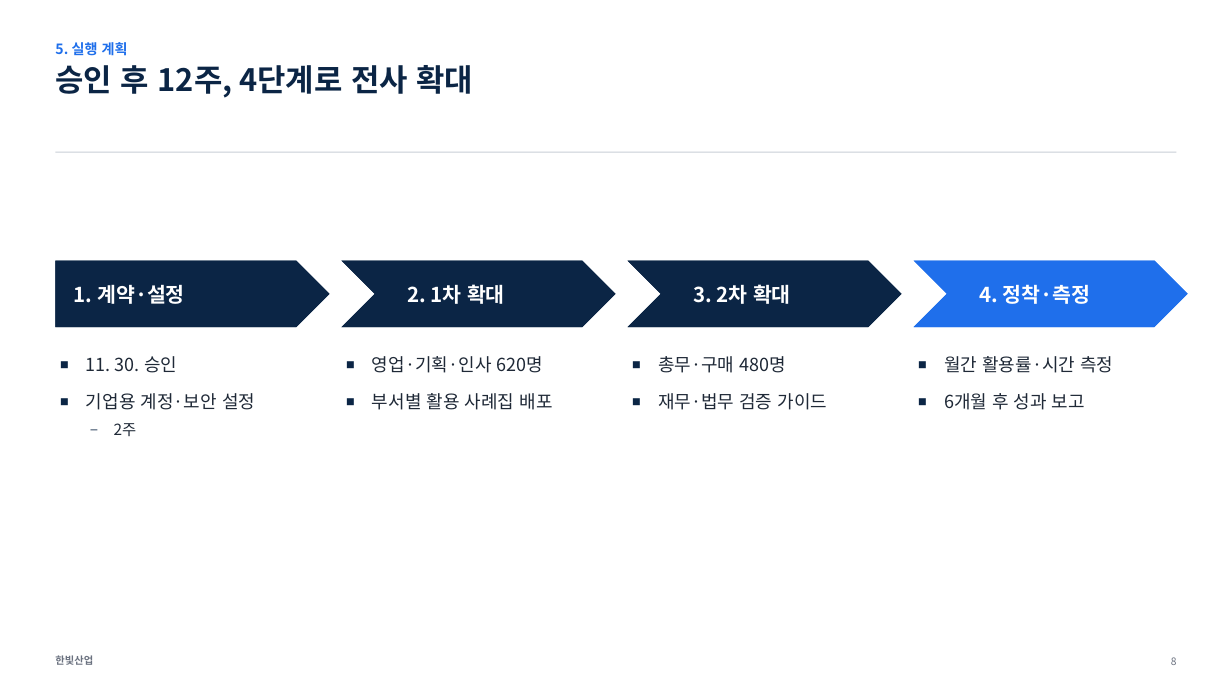
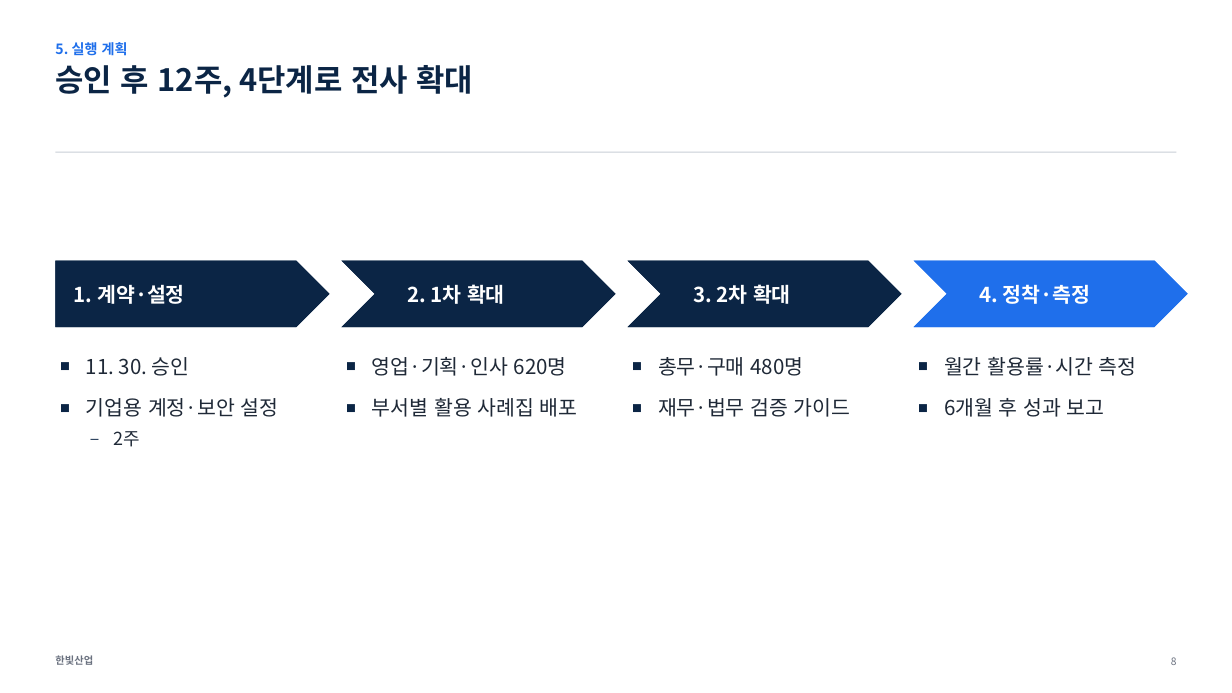
Before and after one commit to jch2100/document, a slide deck: slide 8 of examples/02-ai-rollout/result.pptx. Drawn at 1232x693 pixels with LibreOffice and Linux fonts; fonts in the diff are those of the drawing. Boxes give left, top, right and bottom in pixels: in the first picture for what was removed or moved away, otherwise in the second. Text is boxed around its words. In the diff, an @@ line names an element or a change of style, - is before the commit and + after.

```diff
--- a/examples/02-ai-rollout/result.pptx
+++ b/examples/02-ai-rollout/result.pptx
@@ text "11. 30. 승인" at <box>86,357,279,447</box>: size 14 to 16 pt; size 12 to 14 pt in "2주" @@
@@ size 14 to 16 pt in 3 elements at <box>658,357,851,417</box>, <box>372,357,578,417</box>, <box>944,357,1137,417</box> @@
```
Also in this commit, not shown: 1 other slide changed, 32 other files.
